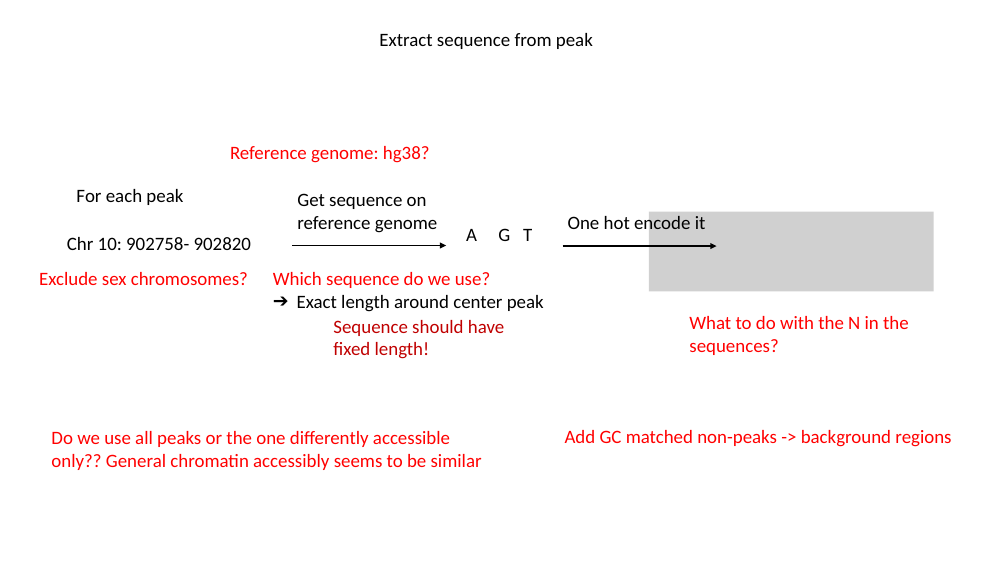
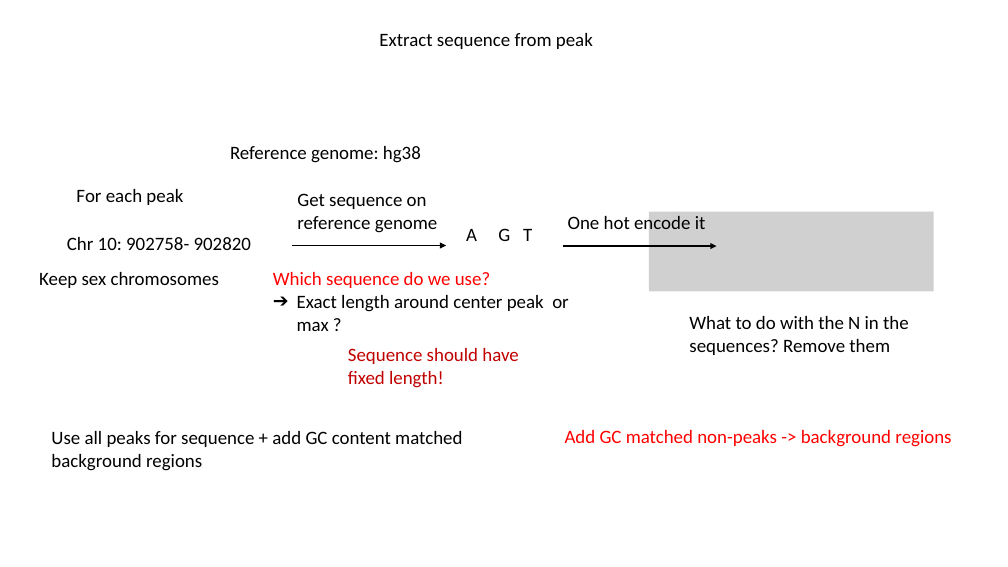
Before and after one commit to alexiaDorm/master-thesis, a slide deck: slide 3 of notes/Building model.pptx. Drawn at 1008x567 pixels with LibreOffice and Linux fonts; fonts in the diff are those of the drawing; grey boxes stand for pictures. Boxes give left, top, right and bottom in pixels: in the first picture for what was removed or moved away, otherwise in the second. Text is boxed around its words. In the diff, an @@ line names an element or a change of style, - is before the commit and + after.

```diff
--- a/notes/Building model.pptx
+++ b/notes/Building model.pptx
@@ text at (230,146,421,163): text changed; text colour #FF0000 to #000000 @@
-Reference genome: hg38?
+Reference genome: hg38
@@ text at (39,272,219,288): text changed; text colour #FF0000 to #000000 @@
-Exclude sex chromosomes?
+Keep sex chromosomes
@@ text at (297,295,569,331): text changed @@
-➔ Exact length around center peak
+➔ Exact length around center peak or max ?
@@ text at (689,316,909,355): text changed; text colour #FF0000 to #000000 @@
-What to do with the N in the sequences?
+What to do with the N in the sequences? Remove them
@@ text "Sequence should have fixed length!": place and size @@
-text "Sequence should have fixed length!" at (333,320,504,359)
+text "Sequence should have fixed length!" at (348,348,518,388)
@@ text at (51,431,462,471): text changed; text colour #FF0000 to #000000 @@
-Do we use all peaks or the one differently accessible only?? General chromatin accessibly seems to be similar
+Use all peaks for sequence + add GC content matched background regions
```
Also in this commit, not shown: 3 other slides changed, 1 slide added, 3 other files.
